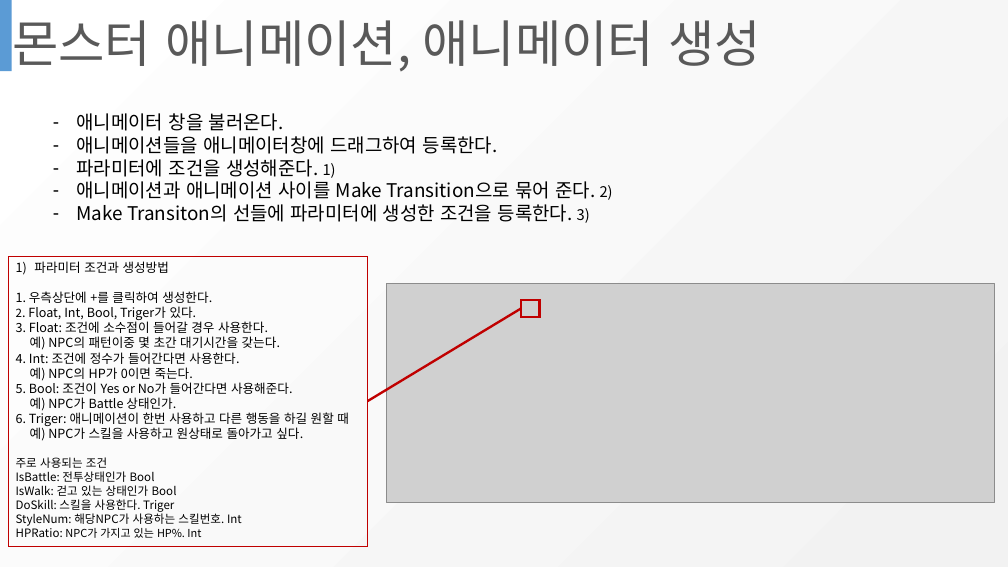
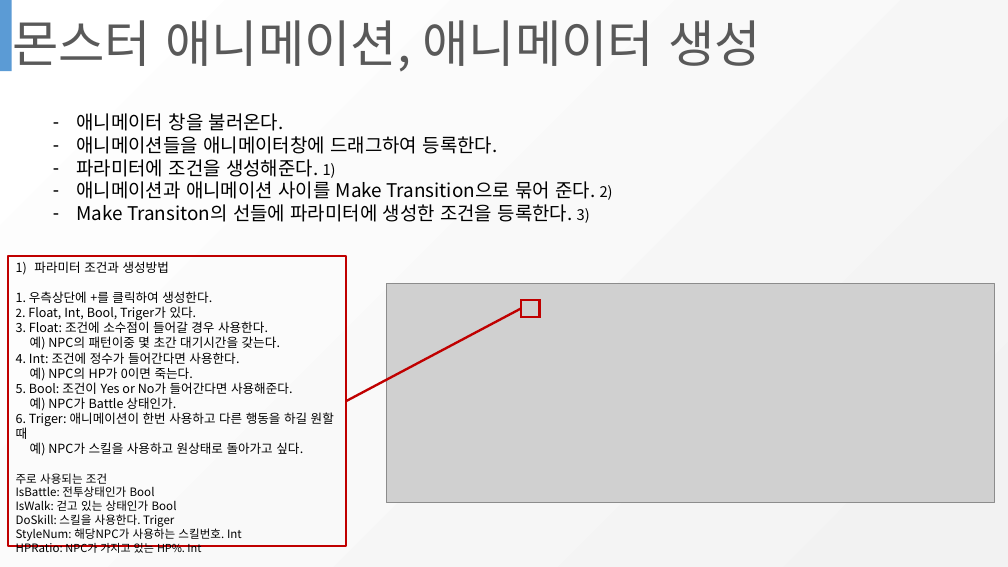
Before and after one commit to WolfPack-1/2D-Side-View-Roguelike, a slide deck: slide 15 of DesignDocs/Design/기획 문서/몬스터생성 메뉴얼.pptx. Drawn at 1008x567 pixels with LibreOffice and Linux fonts; fonts in the diff are those of the drawing; grey boxes stand for pictures. Boxes give left, top, right and bottom in pixels: in the first picture for what was removed or moved away, otherwise in the second. Text is boxed around its words. In the diff, an @@ line names an element or a change of style, - is before the commit and + after.

Commit message:
[텐지오] 몬스터생성 메뉴얼
일분 수정

```diff
--- a/DesignDocs/Design/기획 문서/몬스터생성 메뉴얼.pptx
+++ b/DesignDocs/Design/기획 문서/몬스터생성 메뉴얼.pptx
@@ rectangle "파라미터 조건과 생성방법": place and size @@
-rectangle "파라미터 조건과 생성방법" at (8, 256, 368, 547)
+rectangle "파라미터 조건과 생성방법" at (8, 256, 346, 547)
@@ rectangle "파라미터 조건과 생성방법" at (8, 256, 346, 547): outline #C00000 0.75 pt to #C00000 2.25 pt @@
@@ line moved from (521, 309) - (368, 402) to (521, 309) - (346, 402) @@
```
Also in this commit, not shown: 2 other slides changed, 1 slide added.
